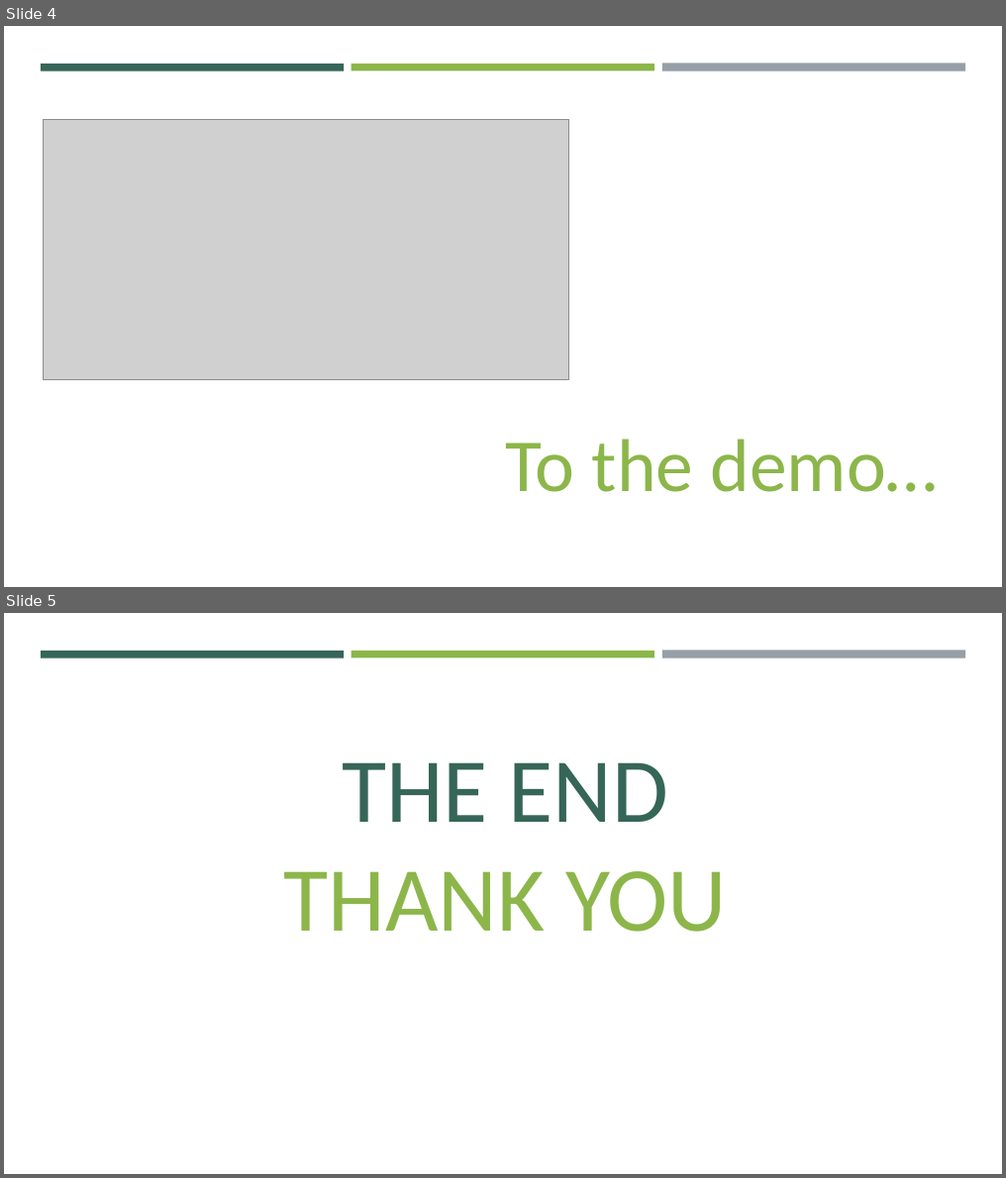
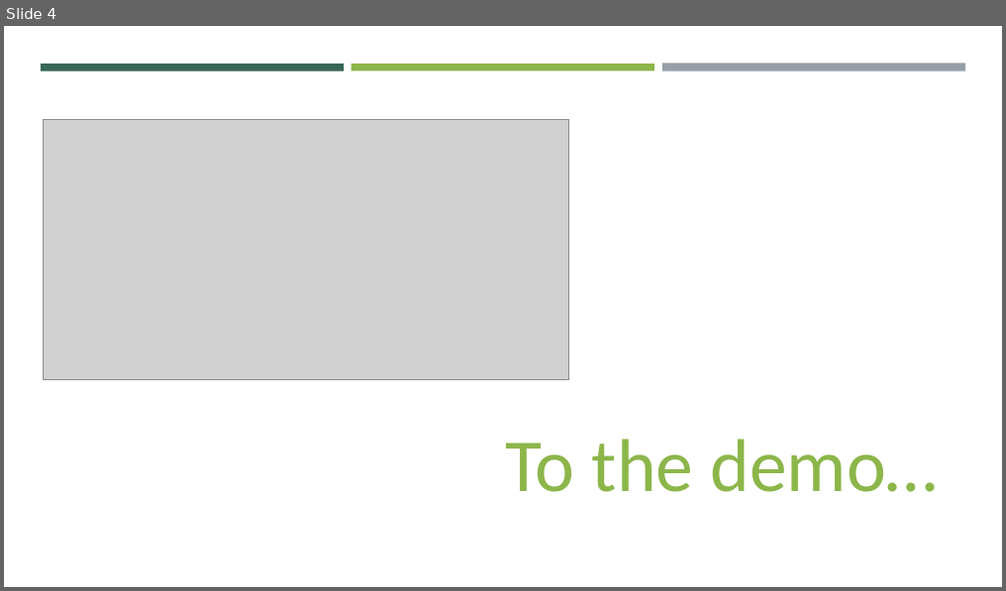
Before and after one commit to Mumbai2016/team-5, a slide deck: katalyst.pptx. Shown one above the other, each under a label of ours: slides 4 and 5 before the commit, slide 4 after it. The pictures are 1006x1178 and 1006x591 pixels, drawn with LibreOffice and Linux fonts; fonts in the diff are those of the drawing; grey boxes stand for pictures. Boxes give left, top, right and bottom in pixels: in the first picture for what was removed or moved away, otherwise in the second. Text is boxed around its words. In the diff, an @@ line names an element or a change of style, - is before the commit and + after.

```diff
--- a/katalyst.pptx
+++ b/katalyst.pptx
@@ slide 5 removed at (4,613,1002,1174), background #FFFFFF; not listed: 3 template elements that a slide beside it also shows @@
@@ text removed at (284,762,726,932) @@
-THE END
-THANK YOU
```
Also in this commit, not shown: 2 slides changed, 1 slide added.
